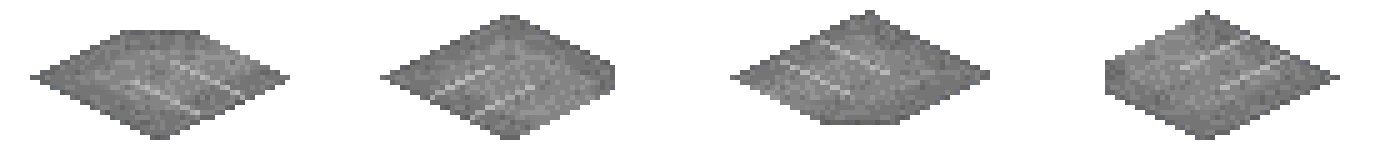
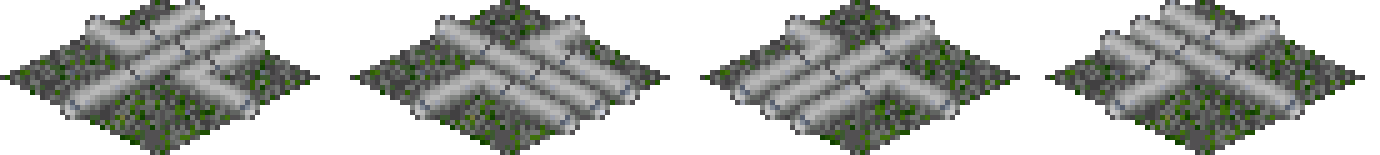
Comparing the layer stacks of the two 1380×155 images. Changes:
added layer "Pipes" above "Layer 2" over [0, 0, 1365, 155]
